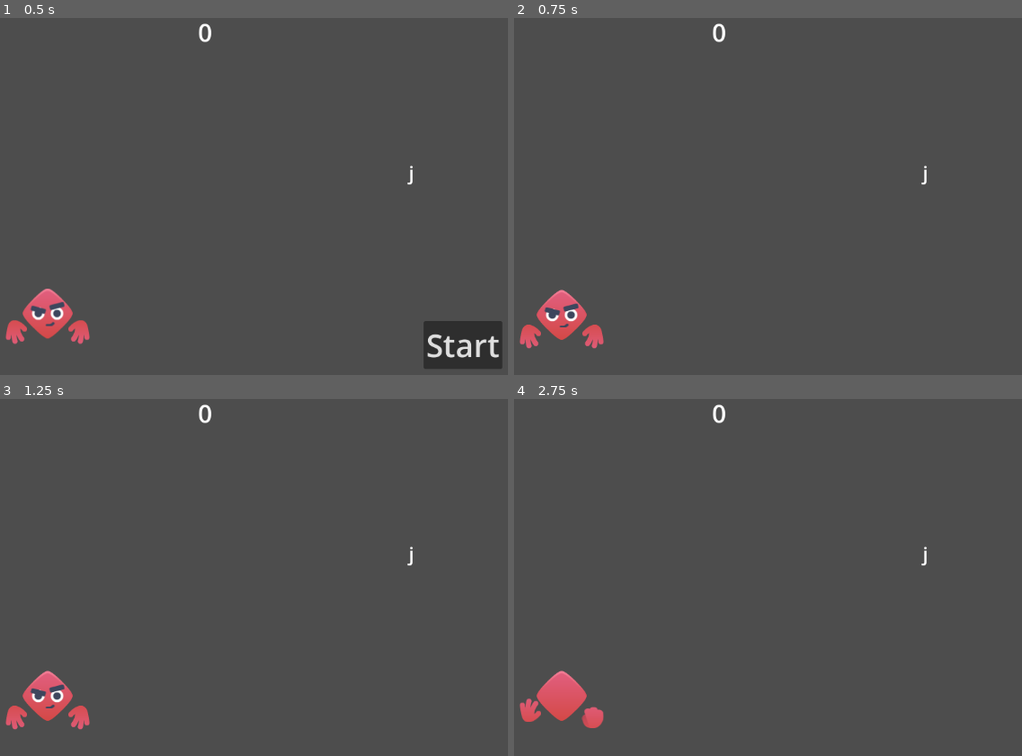
Above: before the commit, frames 1-4 (two rows, left to right).
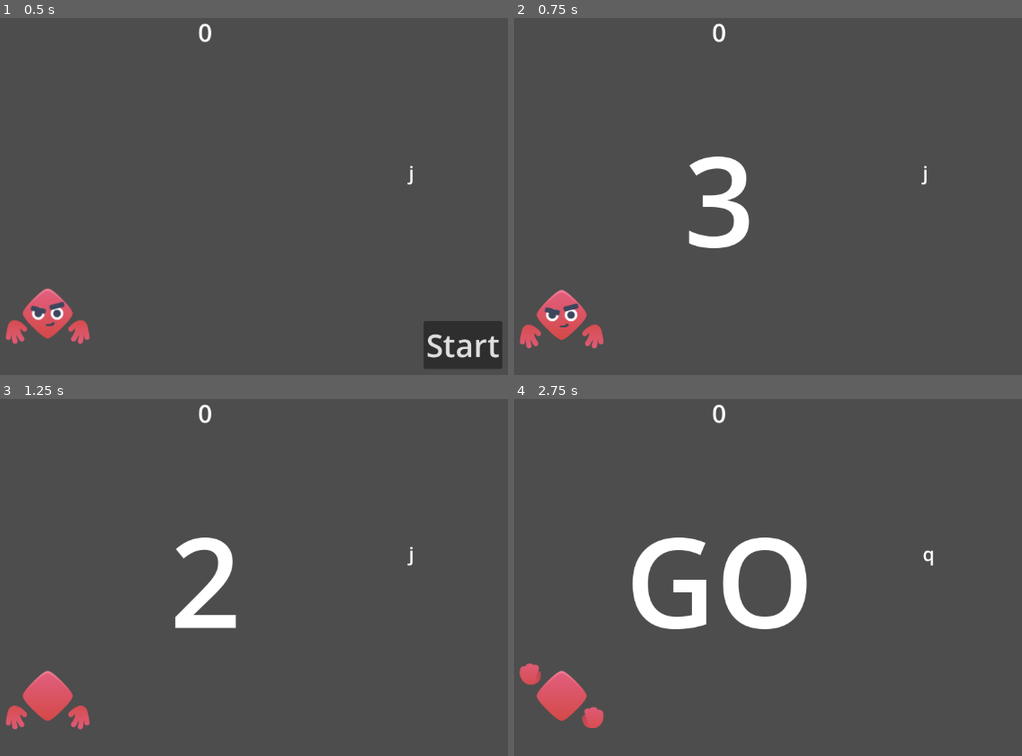
Above: after the commit, the same moments.

Repository: keyopto/climb_the_tower
Game: Godot game, scene res://scenes/climb_scene.tscn
Two runs of this game, one before a commit and one after it. Both use one fixed random seed, a clock stepped at 60 frames per second and the inputs below. The project has no main scene, so this scene is started directly.
Inputs:
- Up to frame 1 (0.5 s): no input
- Up to frame 2 (0.75 s): click "Start" at 0.5 s
- Up to frame 3 (1.25 s): no input
- Up to frame 4 (2.75 s): tap Enter at 1.25 s; tap Z at 1.35, 2.1 s; hold A from 2.03 s (still down)

Frame 1 is identical in both runs. In frame 2, 1.4% of the frame differs, in the area x 34-47%, y 38-65%; in frame 3, 1.6%; in frame 4, 4.2%, in the area x 1-83%, y 38-91%.

Commit message:
feat: add timer ui at the start of the game

Diff:
--- a/scenes/climb_scene.tscn
+++ b/scenes/climb_scene.tscn
@@ -1,8 +1,9 @@
-[gd_scene load_steps=4 format=3 uid="uid://dexocffi6tqlf"]
+[gd_scene load_steps=5 format=3 uid="uid://dexocffi6tqlf"]
 
 [ext_resource type="Script" path="res://scripts/climb_scene.gd" id="1_ljk7c"]
 [ext_resource type="PackedScene" uid="uid://cih7mtob1d2gq" path="res://scenes/character/player.tscn" id="2_wg272"]
-[ext_resource type="PackedScene" uid="uid://b7l1rwrimr8oy" path="res://scenes/hud.tscn" id="3_pca77"]
+[ext_resource type="PackedScene" uid="uid://b7l1rwrimr8oy" path="res://scenes/ui/hud.tscn" id="3_pca77"]
+[ext_resource type="PackedScene" uid="uid://bbffvedljsowl" path="res://scenes/ui/timer_ui.tscn" id="4_femay"]
 
 [node name="Main" type="Node2D"]
 script = ExtResource("1_ljk7c")
@@ -20,4 +21,7 @@
 
 [node name="HUD" parent="." instance=ExtResource("3_pca77")]
 
+[node name="TimerUI" parent="." instance=ExtResource("4_femay")]
+
 [connection signal="start_game" from="HUD" to="." method="_on_hud_start_game"]
+[connection signal="timer_start_finish" from="TimerUI" to="." method="_on_timer_ui_timer_start_finish"]
--- /dev/null
+++ b/scenes/ui/timer_ui.tscn
@@ -0,0 +1,65 @@
+[gd_scene load_steps=5 format=3 uid="uid://bbffvedljsowl"]
+
+[ext_resource type="Script" path="res://scripts/timer_ui.gd" id="1_k85eu"]
+
+[sub_resource type="Animation" id="Animation_tgip2"]
+resource_name = "timer"
+length = 3.0
+tracks/0/type = "value"
+tracks/0/imported = false
+tracks/0/enabled = true
+tracks/0/path = NodePath("TimerLabel:text")
+tracks/0/interp = 1
+tracks/0/loop_wrap = true
+tracks/0/keys = {
+"times": PackedFloat32Array(0, 1, 2, 3),
+"transitions": PackedFloat32Array(1, 1, 1, 1),
+"update": 1,
+"values": ["3", "2", "1", "GO"]
+}
+
+[sub_resource type="Animation" id="Animation_y6066"]
+length = 0.001
+tracks/0/type = "value"
+tracks/0/imported = false
+tracks/0/enabled = true
+tracks/0/path = NodePath("TimerLabel:text")
+tracks/0/interp = 1
+tracks/0/loop_wrap = true
+tracks/0/keys = {
+"times": PackedFloat32Array(0),
+"transitions": PackedFloat32Array(1),
+"update": 1,
+"values": ["3"]
+}
+
+[sub_resource type="AnimationLibrary" id="AnimationLibrary_k82pi"]
+_data = {
+"RESET": SubResource("Animation_y6066"),
+"timer": SubResource("Animation_tgip2")
+}
+
+[node name="TimerUI" type="CanvasLayer"]
+script = ExtResource("1_k85eu")
+
+[node name="TimerLabel" type="Label" parent="."]
+anchors_preset = 8
+anchor_left = 0.5
+anchor_top = 0.5
+anchor_right = 0.5
+anchor_bottom = 0.5
+offset_left = -57.0
+offset_top = -136.5
+offset_right = 57.0
+offset_bottom = 136.5
+grow_horizontal = 2
+grow_vertical = 2
+theme_override_font_sizes/font_size = 200
+text = "3"
+horizontal_alignment = 1
+vertical_alignment = 1
+
+[node name="AnimationPlayer" type="AnimationPlayer" parent="."]
+libraries = {
+"": SubResource("AnimationLibrary_k82pi")
+}
--- a/scripts/climb_scene.gd
+++ b/scripts/climb_scene.gd
@@ -1,4 +1,6 @@
 extends Node2D
+
+@export var start_timer: float = 2
 
 var current_chosen_letter:Key;
 var current_height:int
@@ -34,7 +36,9 @@
 
 
 func _on_hud_start_game():
-	$Player.prepare_start_of_game()
+	$Player.prepare_start_of_game(start_timer)
+	$TimerUI.start_timer(start_timer)
 
-	await get_tree().create_timer(4.0).timeout
+
+func _on_timer_ui_timer_start_finish():
 	choose_random_letter()
--- a/scripts/player.gd
+++ b/scripts/player.gd
@@ -8,8 +8,11 @@
 func _process(delta):
 	pass
 
-func prepare_start_of_game():
-	$AnimationPlayer.play("turn_over")
+func prepare_start_of_game(time_to_take):
+	var length_animation = $AnimationPlayer.get_animation("turn_over").length
+	var new_speed_animation = length_animation / time_to_take
+
+	$AnimationPlayer.play("turn_over", -1, new_speed_animation, false)
 
 func next_climb():
 	if (cur_climb_animation == "climb_right"):
--- /dev/null
+++ b/scripts/timer_ui.gd
@@ -0,0 +1,30 @@
+extends CanvasLayer
+
+signal timer_start_finish
+
+@export var default_time_to_take: int = 2
+@export var time_to_vanish: float = 0.5
+
+# Called when the node enters the scene tree for the first time.
+func _ready():
+	$TimerLabel.hide()
+
+# Called every frame. 'delta' is the elapsed time since the previous frame.
+func _process(delta):
+	pass
+
+func start_timer(time_to_take = default_time_to_take):
+	var length_animation = $AnimationPlayer.get_animation("timer").length
+	var new_speed_animation = length_animation / time_to_take
+
+	$TimerLabel.show()
+
+	$AnimationPlayer.play("timer", -1, new_speed_animation, false)
+
+	await get_tree().create_timer(time_to_take).timeout
+
+	timer_start_finish.emit()
+
+	await get_tree().create_timer(time_to_vanish).timeout
+
+	$TimerLabel.hide()
Renamed: scenes/hud.tscn -> scenes/ui/hud.tscn
